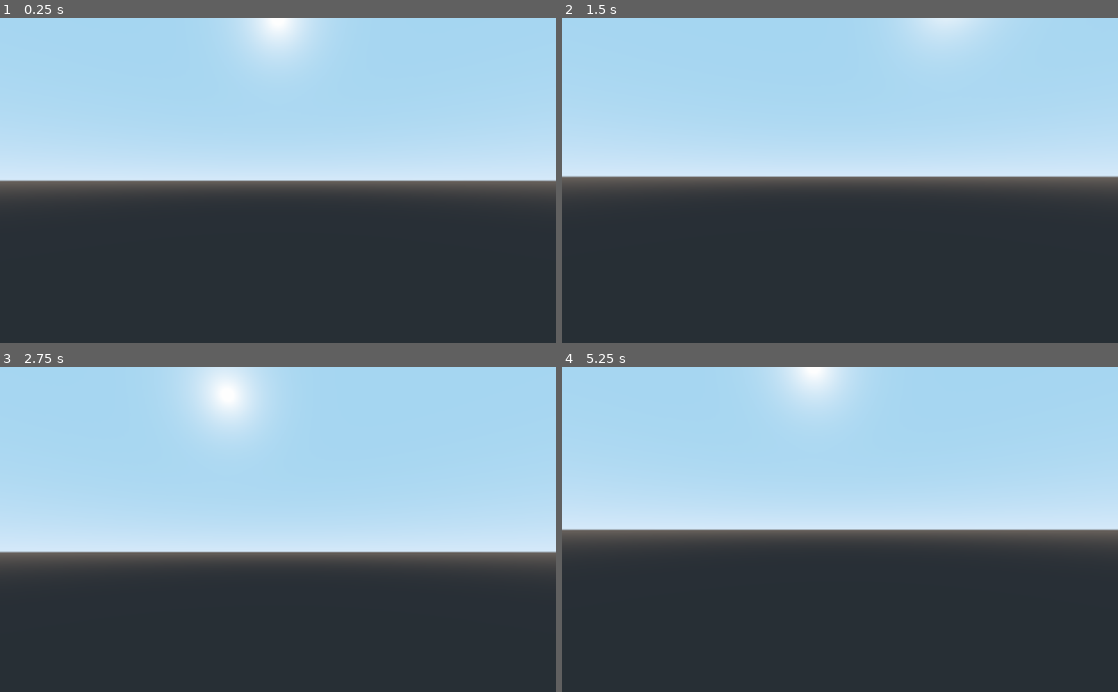
Above: before the commit, frames 1-4 (two rows, left to right).
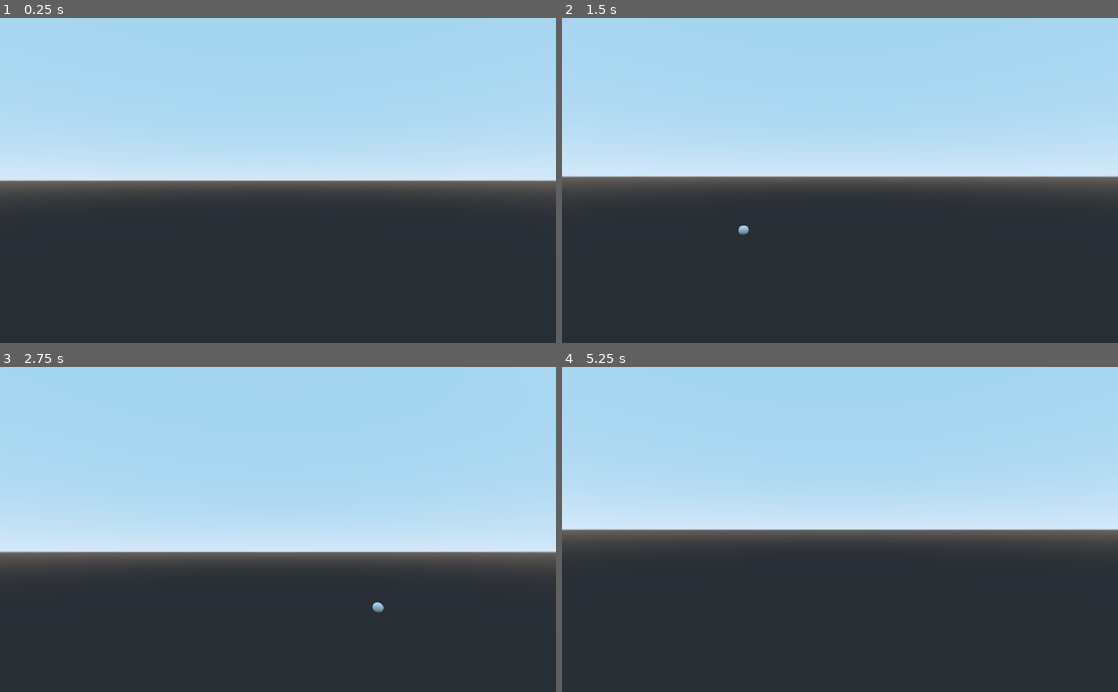
Above: after the commit, the same moments.

Repository: JamesHund/SpaceGame
Game: Godot game, scene res://Main.tscn
Two runs of this game, one before a commit and one after it. Both use one fixed random seed, a clock stepped at 60 frames per second and the inputs below.
Inputs (mouse positions are in pixels of both pictures, inside the frame that each line leads up to):
- Up to frame 1 (0.25 s): no input
- Up to frame 2 (1.5 s): tap Enter at 0.5 s; move the mouse to (867, 180) at 0.52 s; hold W (movement_forward) from 0.53 s (still down); tap Space at 1.25 s; move the mouse to (812, 180) at 1.27 s
- Up to frame 3 (2.75 s): keep holding W (movement_forward); tap Enter at 2 s; move the mouse to (289, 523) at 2.02 s
- Up to frame 4 (5.25 s): keep holding W (movement_forward); tap Space at 2.75, 4.25 s; move the mouse to (834, 536) at 2.77 s; tap Enter at 3.5 s; move the mouse to (878, 532) at 3.52 s; move the mouse to (795, 526) at 4.27 s; move the mouse to (845, 529) at 5.02 s

The runs differ from the first frame. In frame 1, 1.6% of the frame differs, in the area x 42-58%, y 0-14%; in frame 2, 1.0%; in frame 3, 2.7%, in the area x 33-69%, y 0-76%; in frame 4, 1.6%.

Commit message:
2

Diff:
--- a/Main.gd
+++ b/Main.gd
@@ -1,7 +1,7 @@
 extends Spatial
 
 var gravity_objects
-var G = 6.674* 0.001
+var G = 6.674* 0.01
 #6.674 * 0.000000000001
 
 func _ready():
@@ -14,8 +14,8 @@
 			var object1 = gravity_objects[x]
 			var object2 = gravity_objects[y]
 			var magnitude = gravitational_force(object1,object2)
-			var p1 = object1.transform.xform_inv(object2.transform.origin)
-			var p2 = object2.transform.xform_inv(object1.transform.origin)
+			var p1 = object1.transform.xform_inv(object2.global_transform.origin)
+			var p2 = object2.transform.xform_inv(object1.global_transform.origin)
 
 			object1.add_central_force(p1*magnitude)
 			object2.add_central_force(p2*magnitude)
@@ -23,5 +23,5 @@
 
 
 func gravitational_force(object1, object2):
-	var force = G*object1.mass*object2.mass/pow(((object1.transform.origin.x - object2.transform.origin.x)*2 + (object1.transform.origin.y - object2.transform.origin.y)*2 + (object1.transform.origin.z - object1.transform.origin.z)*2),1/2)
+	var force = G*object1.mass*object2.mass/pow(((object1.global_transform.origin.x - object2.global_transform.origin.x)*2 + (object1.global_transform.origin.y - object2.global_transform.origin.y)*2 + (object1.global_transform.origin.z - object2.global_transform.origin.z)*2),1/2)
 	return force
--- a/Main.tscn
+++ b/Main.tscn
@@ -11,36 +11,39 @@
 script = ExtResource( 2 )
 
 [node name="Planet1" type="RigidBody" parent="."]
-transform = Transform( 1, 0, 0, 0, 1, 0, 0, 0, 1, 7.194, 7, 3.27 )
-mass = 2.0
+transform = Transform( 1, 0, 0, 0, 1, 0, 0, 0, 1, 7, 7, 3.27 )
+mass = 1000.0
 
 [node name="MeshInstance" type="MeshInstance" parent="Planet1"]
 mesh = SubResource( 1 )
 material/0 = null
+__meta__ = {
+"_edit_lock_": true
+}
 
 [node name="CollisionShape" type="CollisionShape" parent="Planet1"]
 shape = SubResource( 2 )
+__meta__ = {
+"_edit_lock_": true
+}
 
 [node name="Planet2" type="RigidBody" parent="."]
-transform = Transform( 1, 0, 0, 0, 1, 0, 0, 0, 1, 3.884, 7, 10.5591 )
+transform = Transform( 1, 0, 0, 0, 1, 0, 0, 0, 1, 7.00375, 6.9884, 9.70526 )
 mass = 2.0
+linear_velocity = Vector3( -2, 0, 0 )
 
 [node name="MeshInstance" type="MeshInstance" parent="Planet2"]
 mesh = SubResource( 1 )
 material/0 = null
+__meta__ = {
+"_edit_lock_": true
+}
 
 [node name="CollisionShape" type="CollisionShape" parent="Planet2"]
 shape = SubResource( 2 )
-
-[node name="Planet3" type="RigidBody" parent="."]
-transform = Transform( 1, 0, 0, 0, 1, 0, 0, 0, 1, 11.2508, 7, 10.1592 )
-mass = 2.0
-
-[node name="MeshInstance" type="MeshInstance" parent="Planet3"]
-mesh = SubResource( 1 )
-material/0 = null
-
-[node name="CollisionShape" type="CollisionShape" parent="Planet3"]
-shape = SubResource( 2 )
+__meta__ = {
+"_edit_lock_": true
+}
 
 [node name="FreeLookPlayer" parent="." instance=ExtResource( 1 )]
+transform = Transform( 0.134574, 0, 0.990904, 0, 1, 0, -0.990904, 0, 0.134574, 0, 18.2267, -4.46331 )
